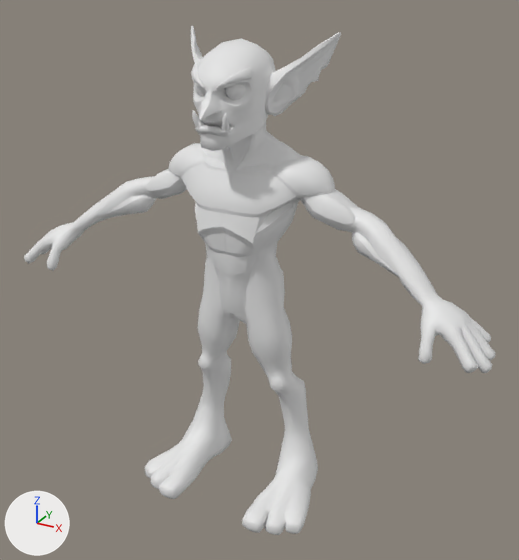
An edit to the Blender file projects/SkyroKruzokRigging.blend, drawn before and after from the same camera.
One viewpoint serves both versions: a camera (50 mm lens) standing at (0.669, -1.16, 1.064) and looking at (0.04, -0.016, 0.492). The axes (+X, +Y, +Z) are drawn at lower left. The lights are the same throughout. The picture after the commit comes second.

Names of what the first picture shows: 'SK_Goblin_Base'.
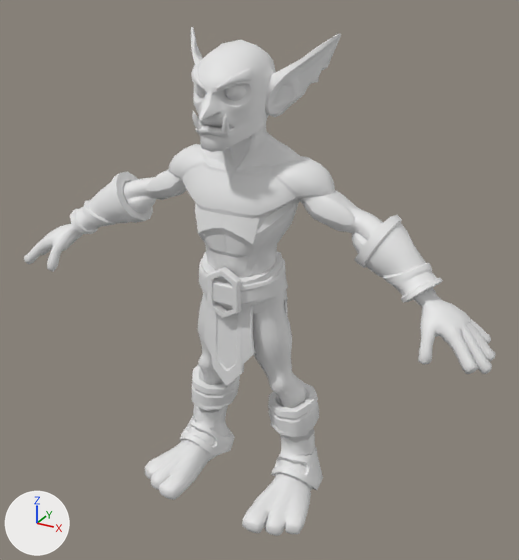
Pixel boxes [x1, y1, x2, y2] of what changed, in the pictures (519 x 560 px):
'SK_Goblin_Base', moved
    before: [24, 26, 496, 535]
    after: [24, 27, 496, 536]
'SK_Goblin_Belt', shown
    after: [199, 252, 288, 386]
'SK_Goblin_Pads', shown
    after: [70, 171, 443, 303]
'SK_Goblin_Boots', shown
    after: [180, 365, 323, 490]

Diff of the bpy script that builds the scene:
```diff
--- a/projects/SkyroKruzokRigging.blend.py
+++ b/projects/SkyroKruzokRigging.blend.py
@@ ob_sk_goblin_base @@
 ob_sk_goblin_base = bpy.data.objects.new('SK_Goblin_Base', me_retopology_003)
-ob_sk_goblin_base.location = (0.0, 0.0, 0.0)
+ob_sk_goblin_base.location = (0.0, 0.0, -0.002)
@@ ob_sk_goblin_belt @@
 ob_sk_goblin_belt.location = (0.0, 0.0, -0.002)
-ob_sk_goblin_belt.hide_set(True)
@@ ob_sk_goblin_boots @@
 ob_sk_goblin_boots.location = (0.0, 0.0, -0.002)
-ob_sk_goblin_boots.hide_set(True)
@@ ob_sk_goblin_pads @@
 ob_sk_goblin_pads.location = (0.0, 0.0, -0.002)
-ob_sk_goblin_pads.hide_set(True)
```
